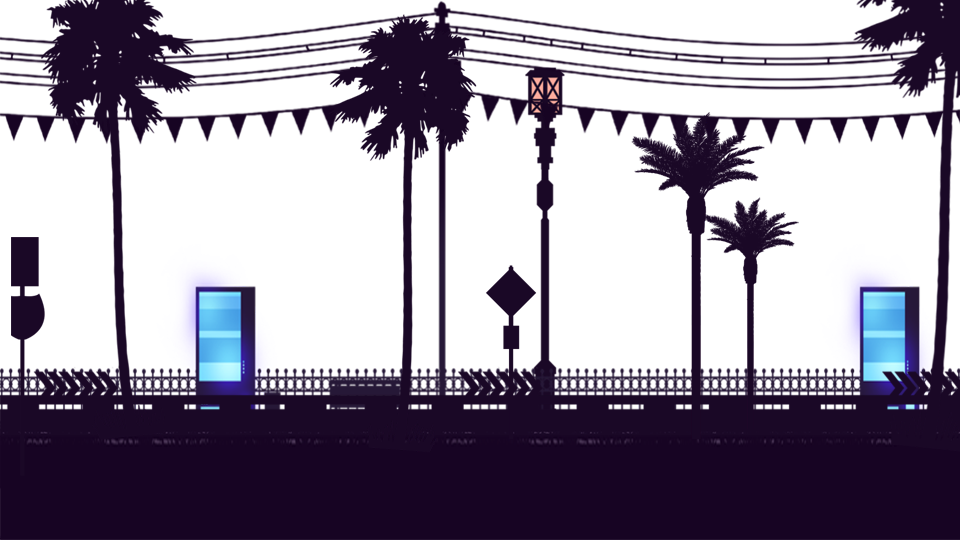
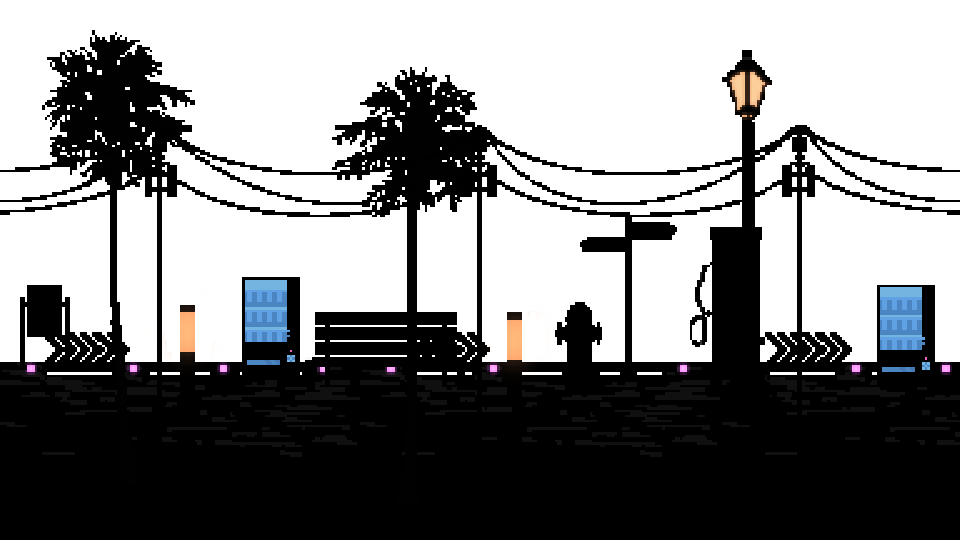
Layer changes from the first w=960, h=540 image to the second:
removed layer "r2" over left=11, top=237, right=45, bottom=476
removed layer "r1" over left=485, top=265, right=537, bottom=440
painted on "已插入图像" over left=0, top=30, right=960, bottom=540
removed layer "p3" over left=631, top=112, right=765, bottom=440
removed layer "已插入图像" (2nd of 5) over left=852, top=0, right=960, bottom=452
removed layer "已插入图像" (3rd of 5) over left=40, top=0, right=198, bottom=440
removed layer "p1" over left=327, top=14, right=477, bottom=453
removed layer "road 1" over left=0, top=366, right=960, bottom=540
removed layer "已插入图像" (4th of 5) over left=0, top=0, right=960, bottom=489
removed layer "已插入图像" (5th of 5) over left=525, top=67, right=565, bottom=440
